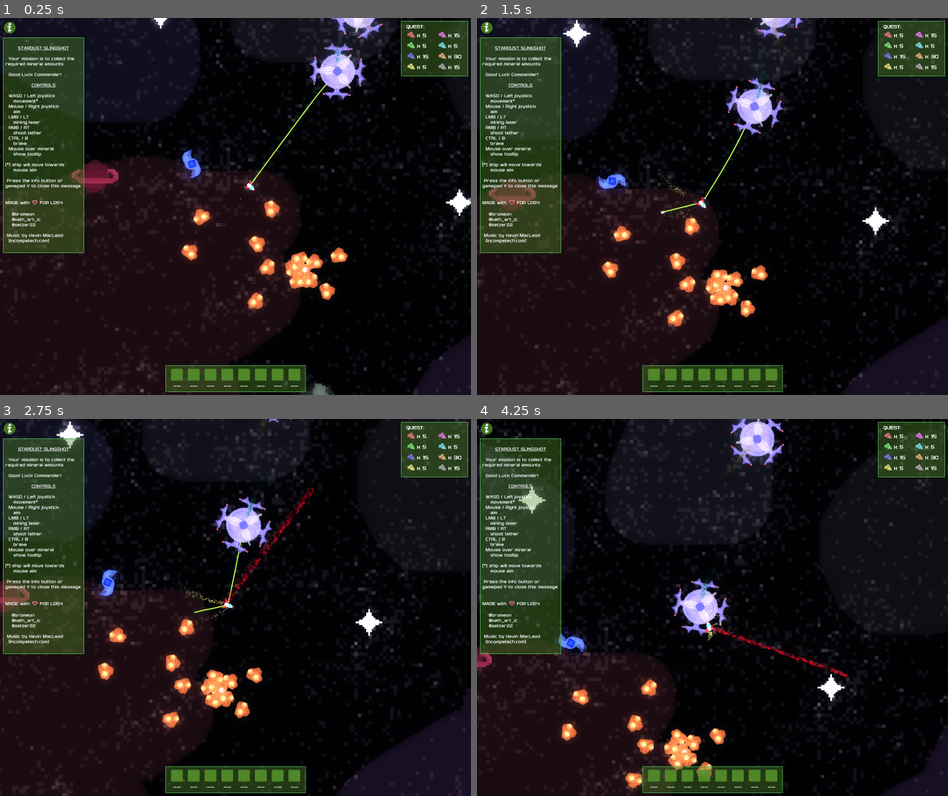
Above: before the commit, frames 1-4 (two rows, left to right).
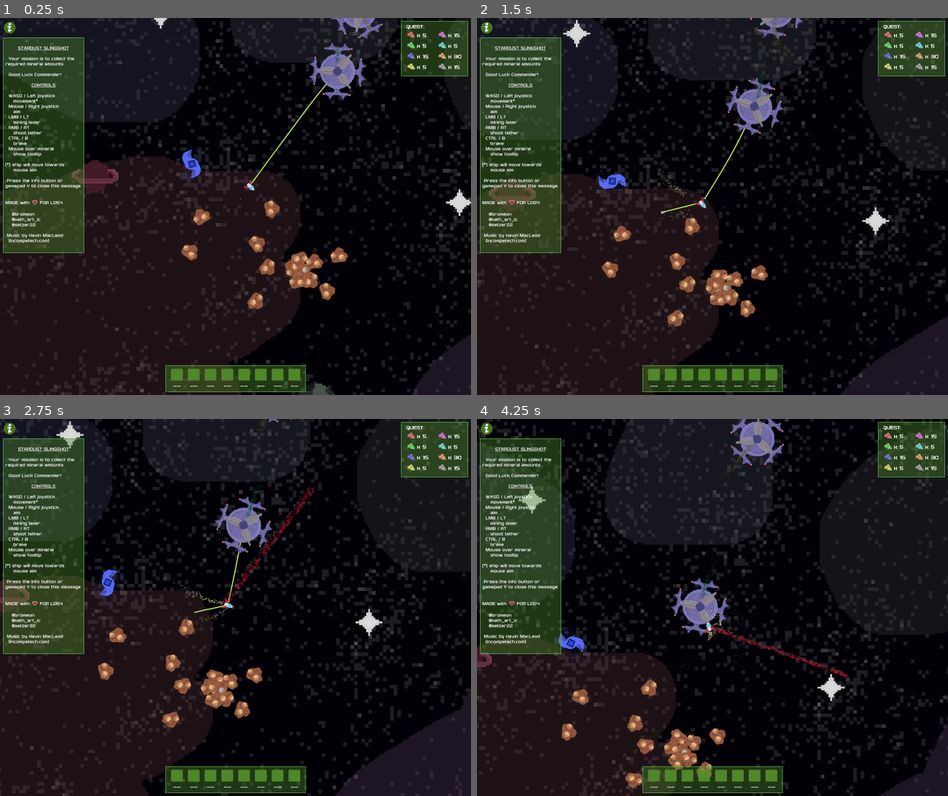
Above: after the commit, the same moments.

Repository: Bromeon/LudumDare54
Game: Godot game, scene res://Scenes/Main/Main.tscn
Same seed, same stepped clock (60 frames per second), same inputs: the game is played once before the commit and once after it. Before the commit the project starts from res://Scenes/GameViewport/GameViewport2.tscn. The engine's default icon, where the game draws it, is replaced by a stand-in: a white triangle on a blue panel in a dark square.
Inputs (mouse positions are in pixels of both pictures, inside the frame that each line leads up to):
- Up to frame 1 (0.25 s): no input
- Up to frame 2 (1.5 s): move the mouse to (816, 187) at 0.52 s; press the mouse at (816, 187) at 0.53 s; hold D (Right) 0.53-1.28 s; move the mouse to (618, 225) at 1.27 s; release the mouse at (618, 225) at 1.28 s; hold Ctrl (Brake) from 1.28 s (still down); tap Space (ShootTether) at 1.35 s
- Up to frame 3 (2.75 s): move the mouse to (282, 524) at 2.02 s; release Ctrl (Brake) at 2.03 s; press the mouse at (282, 524) at 2.03 s; hold D (Right) from 2.03 s (still down)
- Up to frame 4 (4.25 s): move the mouse to (688, 682) at 2.77 s; release D (Right) at 2.78 s; release the mouse at (688, 682) at 2.78 s; hold W (Up) 2.78-3.53 s; tap Space (ShootTether) at 2.85 s; click (688, 682) at 2.92 s; move the mouse to (853, 664) at 3.52 s; press the mouse at (853, 664) at 3.53 s; hold A (Left) from 3.53 s (still down)

The runs differ from the first frame. In frame 1, 3.5% of the frame differs, in the area x 15-100%, y 0-100%; in frame 2, 3.4%; in frame 3, 3.1%; in frame 4, 3.8%, in the area x 0-86%, y 0-98%.

Commit message:
Main scene

Diff:
--- a/project.godot
+++ b/project.godot
@@ -11,7 +11,7 @@
 [application]
 
 config/name="Stardust Slingshot"
-run/main_scene="res://Scenes/GameViewport/GameViewport2.tscn"
+run/main_scene="res://Scenes/Main/Main.tscn"
 config/features=PackedStringArray("4.1", "Forward Plus")
 config/icon="res://Assets/Sprites/Player_V1.png"
 
